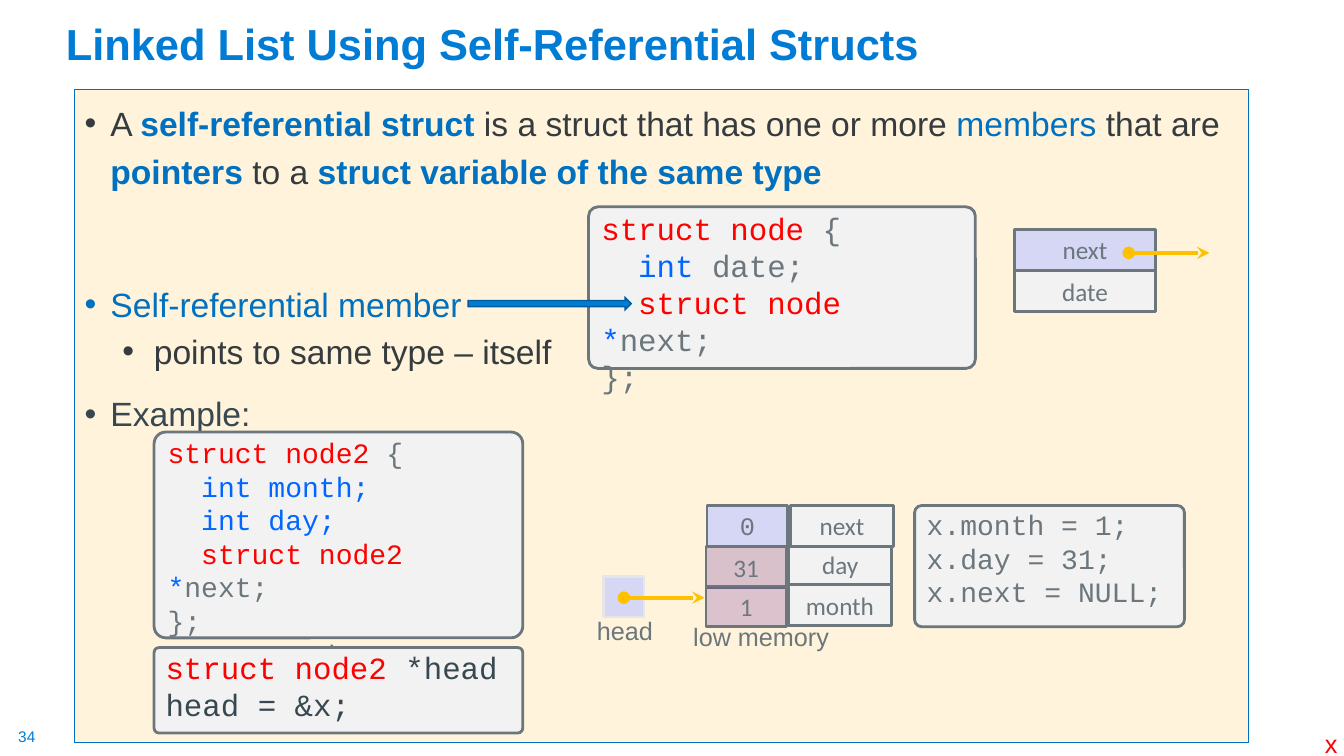
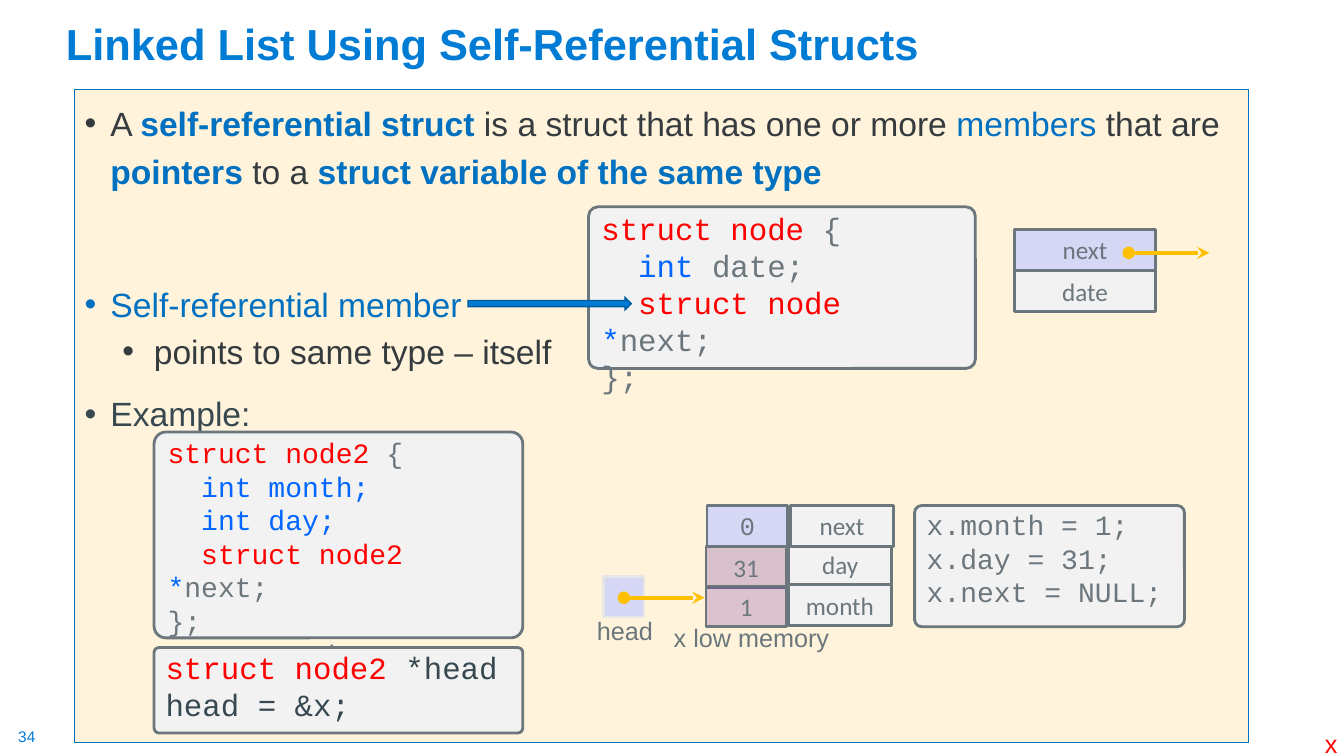
Before and after one commit to cse30-fa22/Muller_CSE30_Lecture_Slides, a slide deck: slide 34 of 05_C_Part4.pptx. Drawn at 1344x756 pixels with LibreOffice and Linux fonts; fonts in the diff are those of the drawing. Boxes give left, top, right and bottom in pixels: in the first picture for what was removed or moved away, otherwise in the second. Text is boxed around its words. In the diff, an @@ line names an element or a change of style, - is before the commit and + after.

```diff
--- a/05_C_Part4.pptx
+++ b/05_C_Part4.pptx
@@ text at (674, 627, 829, 652): text changed @@
-low memory
+x low memory
```
Also in this commit, not shown: 11 other slides changed, 1 slide removed, 1 other file.
